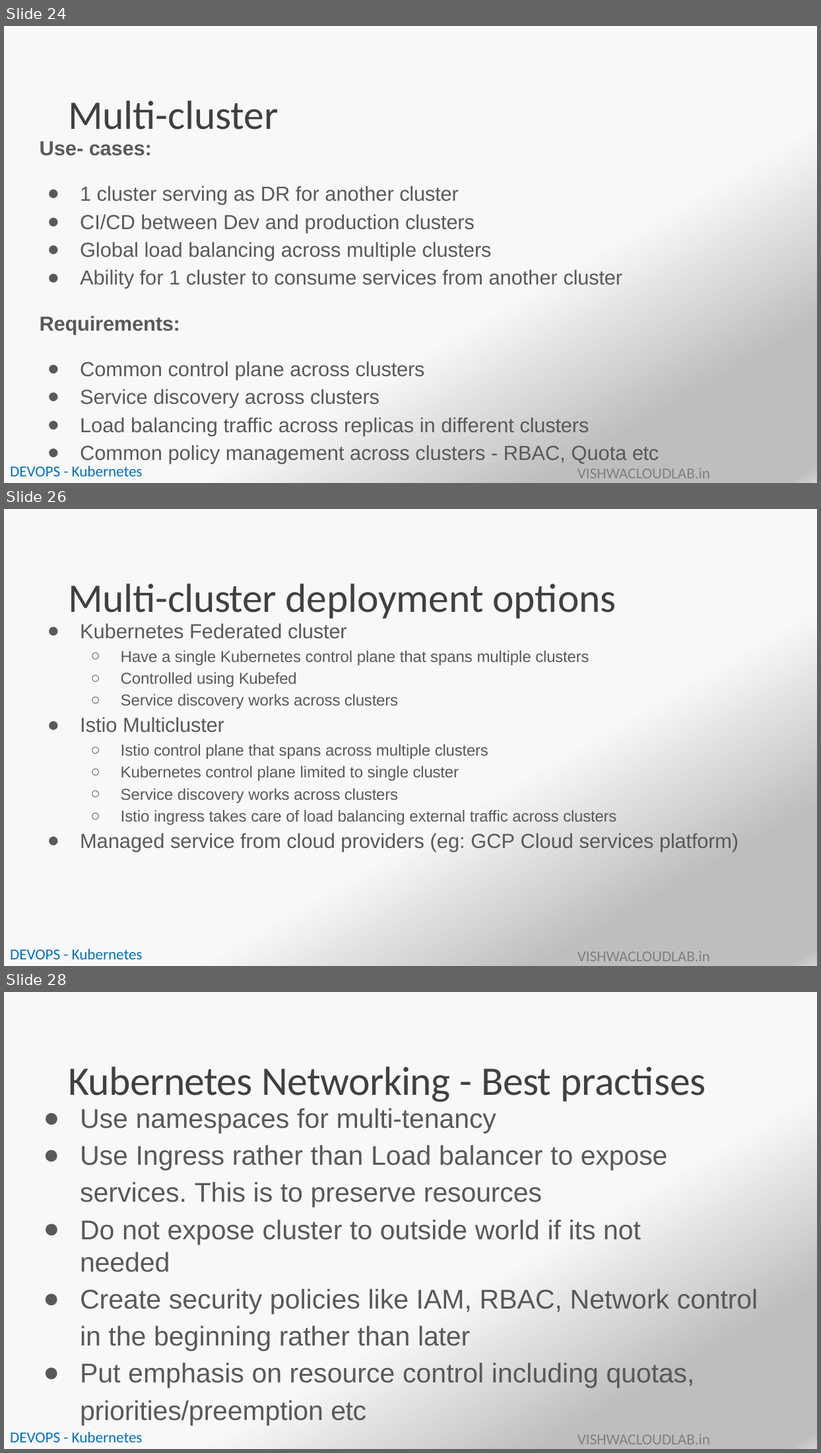
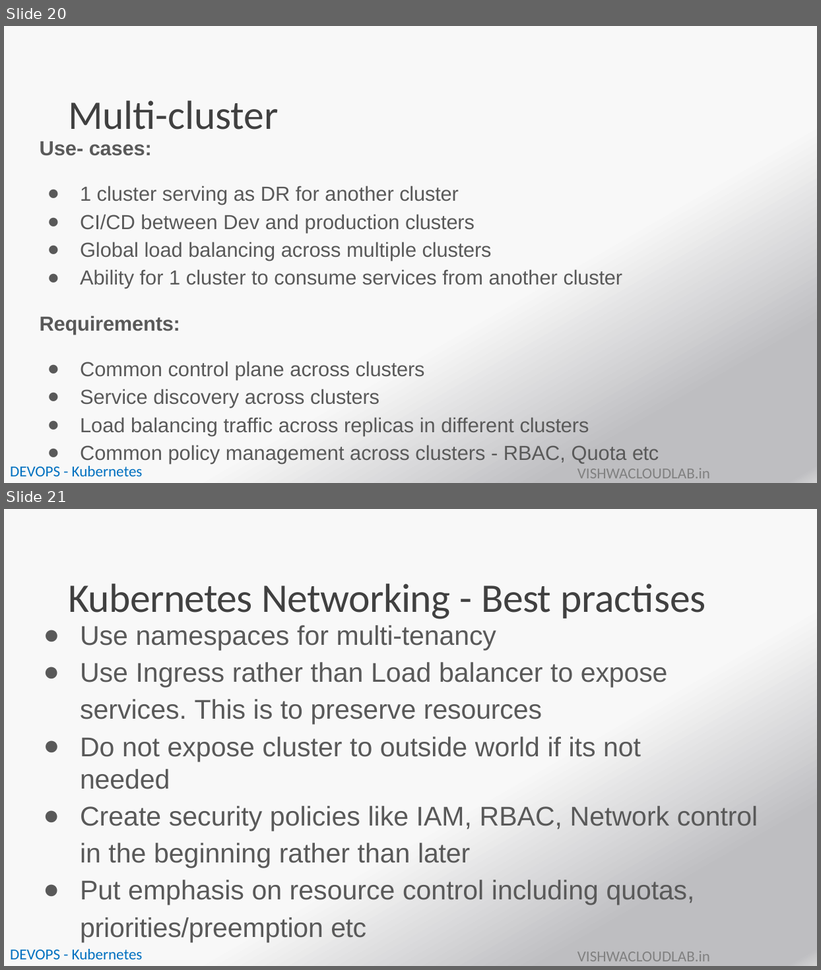
Before and after one commit to payalb/niit-25-aug-25, a slide deck: D4/PPT11-Kubernetes -Network.pptx. Shown one above the other, each under a label of ours: slides 24, 26 and 28 before the commit, slides 20 and 21 after it; the slides between them are not shown. The pictures are 821x1453 and 821x970 pixels, drawn with LibreOffice and Linux fonts; fonts in the diff are those of the drawing; background and template pictures are left out. Boxes give left, top, right and bottom in pixels: in the first picture for what was removed or moved away, otherwise in the second. Text is boxed around its words. In the diff, an @@ line names an element or a change of style, - is before the commit and + after.

```diff
--- a/D4/PPT11-Kubernetes -Network.pptx
+++ b/D4/PPT11-Kubernetes -Network.pptx
@@ slide 26 removed at [4, 509, 817, 966], background gradient #F8F8F8 to #BEBEC1 to #D4D4D5; not listed: 2 template elements that a slide beside it also shows @@
@@ title removed at [69, 584, 616, 619] @@
-Multi-cluster deployment options
@@ text removed at [80, 623, 739, 852] @@
-● Kubernetes Federated cluster
-  ○ Have a single Kubernetes control plane that spans multiple clusters
-  ○ Controlled using Kubefed
-  ○ Service discovery works across clusters
-● Istio Multicluster
-  ○ Istio control plane that spans across multiple clusters
-  ○ Kubernetes control plane limited to single cluster
-  ○ Service discovery works across clusters
-  ○ Istio ingress takes care of load balancing external traffic across clusters
-● Managed service from cloud providers (eg: GCP Cloud services platform)
@@ what was slide 24 is now slide 20 @@
@@ what was slide 28 is now slide 21 @@
```
Also in this commit, not shown: 7 slides changed, 8 other slides removed, 12 other files.
